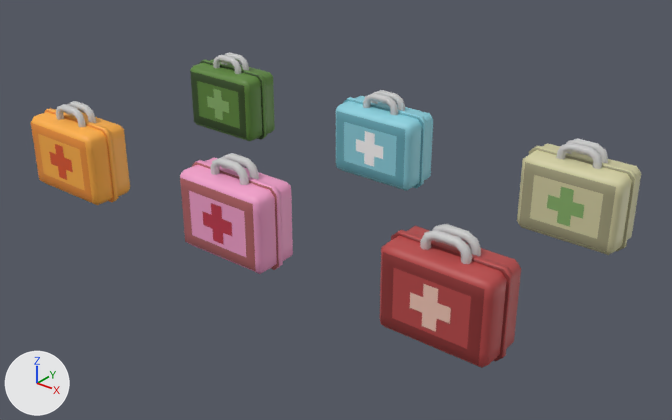
The FBX model Assets/Art/Models/Items/Functional/Containers/Object/medkits.fbx: old version first, new version second.
Rendered twice from a 50 mm lens placed at (2.42, -3.38, 1.83), pointed at (0.12, -0.51, 0.05). Arrows for +X, +Y and +Z are at lower left; the lights stay in place. Where no turn or scale is listed for an object, it has been applied to the vertices.

The older version as bpy lines, for what is in view:
```python
ob_medkit = bpy.data.objects.new('Medkit', me_medkit_01)
ob_medkit.location = (1.0, 0.0, 0.0)
ob_medkit_advanced = bpy.data.objects.new('Medkit-Advanced', me_medkit_02_004)
ob_medkit_advanced.location = (1.0, -1.0, 0.0)
ob_medkit_brute = bpy.data.objects.new('Medkit-Brute', me_medkit_02_003)
ob_medkit_brute.location = (0.0, -1.0, 0.0)
ob_medkit_burn = bpy.data.objects.new('Medkit-Burn', me_medkit_02_002)
ob_medkit_burn.location = (-1.0, -1.0, 0.0)
ob_medkit_oxygen = bpy.data.objects.new('Medkit-Oxygen', me_medkit_02)
ob_medkit_oxygen.location = (0.0, 0.0, 0.0)
ob_medkit_toxin = bpy.data.objects.new('Medkit-Toxin', me_medkit_02_001)
ob_medkit_toxin.location = (-1.0, 0.0, 0.0)
```
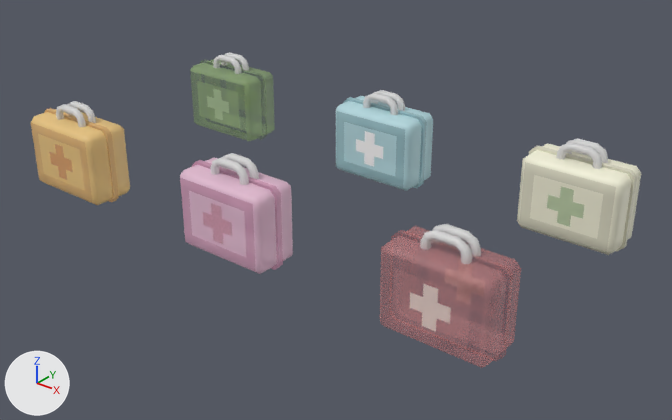
Boxes [x1, y1, x2, y2] around the edits, measured in the pictures (672 x 420 px):
'Medkit-Advanced', surface changed, recoloured, mesh turned (beige to grey): before [380, 224, 521, 368]; after [410, 224, 485, 332]
'Medkit', surface changed, recoloured, mesh turned (beige to grey): [517, 139, 641, 255] in both
'Medkit-Brute', surface changed, recoloured, mesh turned: [180, 153, 293, 274] in both
'Medkit-Oxygen', surface changed, recoloured, mesh turned: [336, 90, 433, 191] in both
'Medkit-Burn', surface changed, recoloured, mesh turned (orange to brown): [31, 101, 130, 205] in both
'Medkit-Toxin', surface changed, recoloured: [190, 53, 275, 141] in both

The change, as a diff of the scene's bpy script:
```diff
--- a/Assets/Art/Models/Items/Functional/Containers/Object/medkits.fbx.py
+++ b/Assets/Art/Models/Items/Functional/Containers/Object/medkits.fbx.py
@@ img_palette05_png @@
-img_palette05_png = load_image('Palette05.png', '../../../../../Textures/Palette05.png', 256, 256, 'sRGB')
+img_palette05_png = load_image('Palette05.png', '../../../../../Textures/Palette05.png', 256, 256, 'Non-Color')
@@ mat_palette05_015 @@
+mat_palette05_015 = bpy.data.materials.new('Palette05.015')
+# uses the picture img_palette05_png
@@ me_medkit_02_001 @@
 me_medkit_02_001.from_pydata(...)  # 276 vertices, 252 faces; spans x -0.233..0.233, y -0.109..0.109, z 0.0..0.421
-me_medkit_02_001.materials.append(mat_palette05)  # picture img_palette05_png
+me_medkit_02_001.materials.append(mat_palette05_015)
@@ me_medkit_02_002 @@
 me_medkit_02_002.from_pydata(...)  # 276 vertices, 252 faces; spans x -0.233..0.233, y -0.109..0.109, z 0.0..0.421
 # used by ob_medkit_burn; location = (-1.0, -1.0, 0.0)
-me_medkit_02_002.materials.append(mat_palette05)  # picture img_palette05_png
+# me_medkit_02_002 part 4: the whole mesh is turned -180 degrees about the z axis through its middle
+me_medkit_02_002.materials.append(mat_palette05_015)
@@ me_medkit_02_003 @@
 me_medkit_02_003.from_pydata(...)  # 276 vertices, 252 faces; spans x -0.233..0.233, y -0.109..0.109, z 0.0..0.421
 # used by ob_medkit_brute; location = (0.0, -1.0, 0.0)
-me_medkit_02_003.materials.append(mat_palette05)  # picture img_palette05_png
+# me_medkit_02_003 part 5: the whole mesh is turned -180 degrees about the z axis through its middle
+me_medkit_02_003.materials.append(mat_palette05_015)
@@ me_medkit_02 @@
 me_medkit_02.from_pydata(...)  # 276 vertices, 252 faces; spans x -0.233..0.233, y -0.109..0.109, z 0.0..0.421
 # used by ob_medkit_oxygen; location = (0.0, 0.0, 0.0)
-me_medkit_02.materials.append(mat_palette05)  # picture img_palette05_png
+# me_medkit_02 part 2: the whole mesh is turned -180 degrees about the z axis through its middle
+me_medkit_02.materials.append(mat_palette05_015)
@@ me_medkit_01 @@
 me_medkit_01.from_pydata(...)  # 276 vertices, 252 faces; spans x -0.233..0.233, y -0.109..0.109, z 0.0..0.421
 # used by ob_medkit; location = (1.0, 0.0, 0.0)
-me_medkit_01.materials.append(mat_palette05)  # picture img_palette05_png
+# me_medkit_01 part 1: the whole mesh is turned -180 degrees about the z axis through its middle
+me_medkit_01.materials.append(mat_palette05_015)
@@ me_medkit_02_004 @@
 me_medkit_02_004.from_pydata(...)  # 276 vertices, 252 faces; spans x -0.233..0.233, y -0.109..0.109, z 0.0..0.421
 # used by ob_medkit_advanced; location = (1.0, -1.0, 0.0)
-me_medkit_02_004.materials.append(mat_palette05)  # picture img_palette05_png
+# me_medkit_02_004 part 3: the whole mesh is turned -180 degrees about the z axis through its middle
+me_medkit_02_004.materials.append(mat_palette05_015)
```
